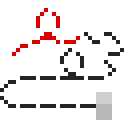
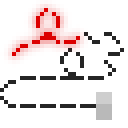
Layer changes from the first 128x128 image to the second:
added layer "Layer 10" above "Layer 9" over 4, 0, 88, 64
